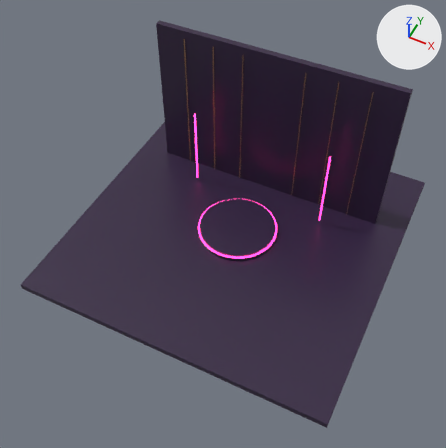
Before and after pictures for a commit that changed the glTF model app/public/examples/blender-01/room.glb.
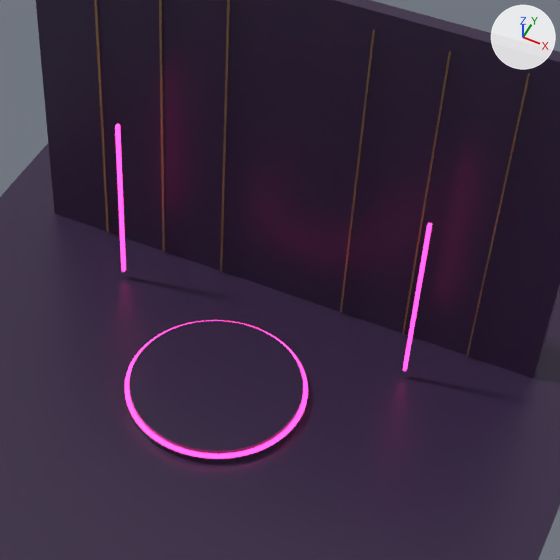
Each version is shown whole from a 50 mm camera at (5.62, -12.32, 15.39) aimed at (0.07, -1.21, 1.5), then close up on the part from 32% to 87% of the width and 13% to 68% of the height. The lights are fixed; the arrows at upper right show +X, +Y and +Z. The older version's two pictures come first.

Names of what the first close-up shows: 'Back wall', 'Cylinder', 'Cylinder.001', 'Cylinder.002', 'Floor', 'Light column', 'Light column.001' and 6 more.
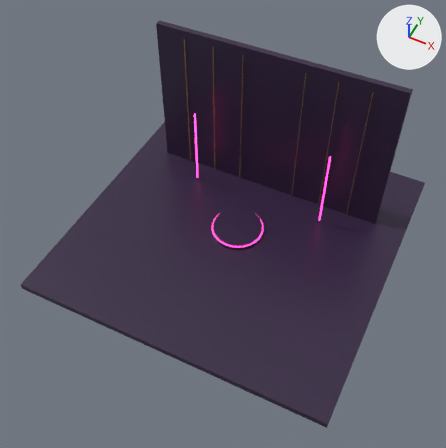
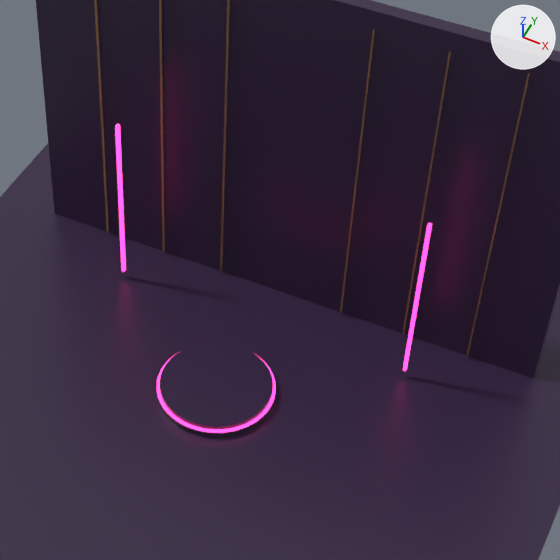
Boxes [x1, y1, x2, y2] around the edits, measured in the close-ups (560 x 560 px):
'Cylinder.002', rescaled (35% narrower, 34% shorter)
    before: [129, 321, 303, 454]
    after: [160, 342, 273, 429]
'Cylinder.001', rescaled
    before: [125, 320, 308, 459]
    after: [157, 353, 276, 433]
'Cylinder', rescaled (34% narrower, 29% shorter)
    before: [126, 403, 306, 464]
    after: [157, 395, 275, 438]

The edits, one by one:
Object 'Cylinder' (ob_cylinder) is rescaled from (1.0, 1.0, 1.0) to (0.65, 0.65, 1.0).
Object 'Cylinder.001' (ob_cylinder_001) is rescaled from (1.0, 1.0, 1.0) to (0.65, 0.65, 1.0).
Object 'Cylinder.002' (ob_cylinder_002) is rescaled from (1.0, 1.0, 1.0) to (0.65, 0.65, 1.0).
